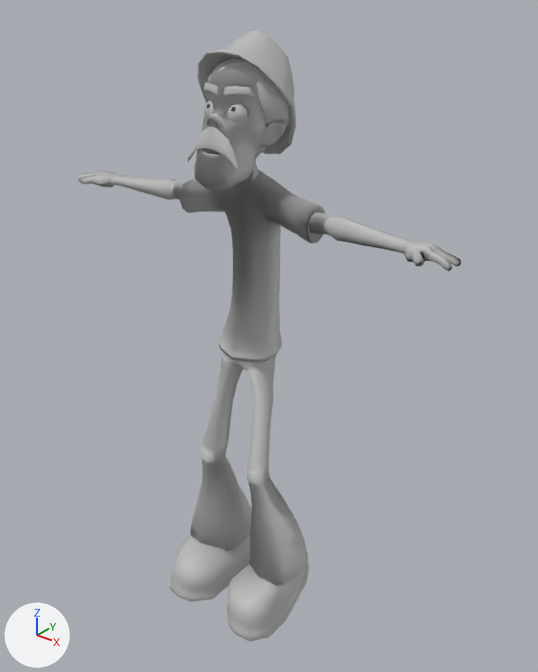
Renders of the FBX model El_Chavo/Assets/Animaciones/DonRamon/DonRamon_Agachando.fbx from each side of a commit.
Both versions are drawn from a 50 mm camera at (1.224, -1.435, 1.8) aimed at (0.047, 0.037, 0.887). The lights are fixed; the arrows at lower left show +X, +Y and +Z. Where no turn or scale is listed for an object, it has been applied to the vertices.

Before the edit, the objects in view are built like this:
```python
ob_don_ramon_rig_v01_brazos01 = bpy.data.objects.new('Don_Ramon_Rig_V01:Brazos01', me_mesh_005)
ob_don_ramon_rig_v01_brazos01.location = (0.0, 0.0, 0.0)
ob_don_ramon_rig_v01_cabeza01 = bpy.data.objects.new('Don_Ramon_Rig_V01:Cabeza01', me_mesh_001)
ob_don_ramon_rig_v01_cabeza01.location = (0.0, 0.0, 0.0)
ob_don_ramon_rig_v01_gorra01 = bpy.data.objects.new('Don_Ramon_Rig_V01:Gorra01', me_mesh_008)
ob_don_ramon_rig_v01_gorra01.location = (-0.002, 0.035, 1.526)
ob_don_ramon_rig_v01_gorra01.rotation_euler = (1.571, 0.0, 0.0)  # degrees (90, 0, 0)
ob_don_ramon_rig_v01_gorra01.scale = (0.19, 0.19, 0.19)
ob_don_ramon_rig_v01_piernas01 = bpy.data.objects.new('Don_Ramon_Rig_V01:Piernas01', me_mesh_003)
ob_don_ramon_rig_v01_piernas01.location = (0.0, 0.0, 0.0)
ob_don_ramon_rig_v01_playera01 = bpy.data.objects.new('Don_Ramon_Rig_V01:Playera01', me_mesh_004)
ob_don_ramon_rig_v01_playera01.location = (0.0, 0.0, 0.0)
ob_don_ramon_rig_v01_zapato_l_01 = bpy.data.objects.new('Don_Ramon_Rig_V01:Zapato_L_01', me_mesh_002)
ob_don_ramon_rig_v01_zapato_l_01.location = (0.0, 0.0, 0.0)
# me_mesh_008
# before: 33 (0.0, -0.48, -0.36), 40 (0.0, -0.46, -0.31), 86 (-0.23, -0.42, -0.32), 106 (0.23, -0.42, -0.32)
# also in view: 'Don_Ramon_Rig_V01:Cabello01' at (0.002, 0.028, 1.517); 'Don_Ramon_Rig_V01:Zapato_R_01' at (0.117, -0.03, 0.074); 'Don_Ramon_Rig_V01:Bigote01' at (0.0, -0.121, 1.432)
```
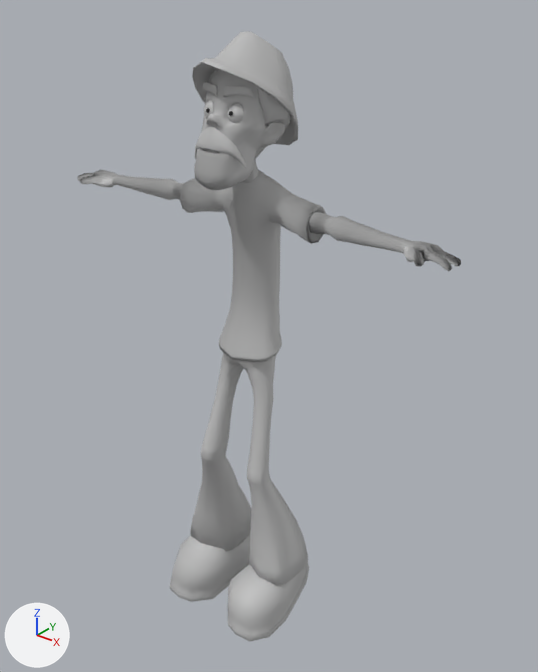
Where the newer file only moved an object's origin or applied its transform, the numbers keep the older frame.

Edits to the scene script, one JSON object a line:
```json
{"block": "me_mesh_005", "where": "me_mesh_005.from_pydata(...)  # 1576 vertices, 1598 faces; spans x -0.614..0.614, y -0.097..0.049, z 1.225..1.285"}
{"block": "me_mesh_005", "where": "# used by ob_don_ramon_rig_v01_brazos01; location = (0.0, 0.0, 0.0)"}
{"block": "me_mesh_005", "change": "me_mesh_005 part 1: its shading normals changed"}
{"block": "me_mesh_003", "where": "me_mesh_003.from_pydata(...)  # 604 vertices, 604 faces; spans x -0.197..0.197, y -0.105..0.149, z 0.063..0.868"}
{"block": "me_mesh_003", "where": "# used by ob_don_ramon_rig_v01_piernas01; location = (0.0, 0.0, 0.0)"}
{"block": "me_mesh_003", "change": "me_mesh_003 part 4: its shading normals changed"}
{"block": "me_mesh_004", "where": "me_mesh_004.from_pydata(...)  # 440 vertices, 436 faces; spans x -0.217..0.216, y -0.071..0.104, z 0.84..1.351"}
{"block": "me_mesh_004", "where": "# used by ob_don_ramon_rig_v01_playera01; location = (0.0, 0.0, 0.0)"}
{"block": "me_mesh_004", "change": "me_mesh_004 part 6: its shading normals changed"}
{"block": "me_mesh_001", "where": "me_mesh_001.from_pydata(...)  # 1076 vertices, 1048 faces; spans x -0.111..0.112, y -0.146..0.045, z 1.318..1.623"}
{"block": "me_mesh_001", "where": "# used by ob_don_ramon_rig_v01_cabeza01; location = (0.0, 0.0, 0.0)"}
{"block": "me_mesh_001", "change": "me_mesh_001 part 5: 96 of 1076 vertices moved; they spanned x -0.069..0.07, y -0.1..-0.063, z 1.483..1.531 and now span x -0.068..0.069, y -0.1..-0.064, z 1.482..1.534; mean shift (0.0, -0.002, 0.0); largest move (-0.059, -0.064, 1.511) -> (-0.057, -0.076, 1.516)"}
{"block": "me_mesh_008", "where": "# used by ob_don_ramon_rig_v01_gorra01; location = (-0.002, 0.035, 1.526); rotation_euler = (1.571, 0.0, 0.0), in degrees (90, 0, 0); scale = (0.19, 0.19, 0.19)"}
{"op": "remove", "block": "me_mesh_008", "code": "me_mesh_008.from_pydata(...)  # 178 vertices, 176 faces; spans x -0.76..0.76, y -0.77..0.81, z -0.58..0.6"}
{"op": "add", "block": "me_mesh_008", "code": "me_mesh_008.from_pydata(...)  # 178 vertices, 176 faces; spans x -0.76..0.76, y -0.77..0.81, z -0.58..0.77"}
{"block": "me_mesh_008", "change": "me_mesh_008 part 2: 45 of 178 vertices moved; they spanned x -0.76..0.76, y -0.28..0.7, z -0.01..0.6 and now span x -0.76..0.76, y -0.29..0.76, z 0.02..0.77; mean shift (0.0, 0.01, 0.05); largest move (0.0, 0.58, 0.58) -> (0.0, 0.72, 0.75)"}
{"block": "me_mesh_008", "change": "me_mesh_008 part 3"}
{"op": "add", "block": "me_mesh_008", "code": "for i in [33, 40, 86, 106]: me_mesh_008.vertices[i].co += Vector((0.0, 0.0, 0.07))"}
{"op": "set", "path": "ob_don_ramon_rig_v01_gorra01.rotation_euler", "old": "(1.571, 0.0, 0.0)", "new": "(1.841, 0.0, 0.0)", "note": "degrees (90, 0, 0) -> degrees (105, 0, 0)"}
```

What differs and where, as boxes [x1, y1, x2, y2] in the pictures (538 x 672 px; the box of a moved part takes in the faces that stretch with it):
```json
{"object": "Don_Ramon_Rig_V01:Playera01", "change": "shading changed", "before": [179, 171, 326, 361], "after": [179, 171, 326, 361]}
{"object": "Don_Ramon_Rig_V01:Gorra01", "change": "reshaped, turned", "before": [198, 30, 296, 154], "after": [192, 31, 298, 145]}
{"object": "Don_Ramon_Rig_V01:Brazos01", "change": "shading changed", "before": [77, 170, 461, 271], "after": [77, 170, 461, 271]}
{"part": 2, "of": "me_mesh_008", "change": "moved or reshaped", "before": [198, 30, 296, 144], "after": [192, 32, 298, 140]}
{"part": 3, "of": "me_mesh_008", "change": "moved or reshaped", "before": [262, 142, 278, 152], "after": [276, 133, 286, 144]}
{"part": 5, "of": "me_mesh_001", "change": "moved or reshaped", "before": [203, 95, 255, 131], "after": [203, 95, 255, 131]}
```
